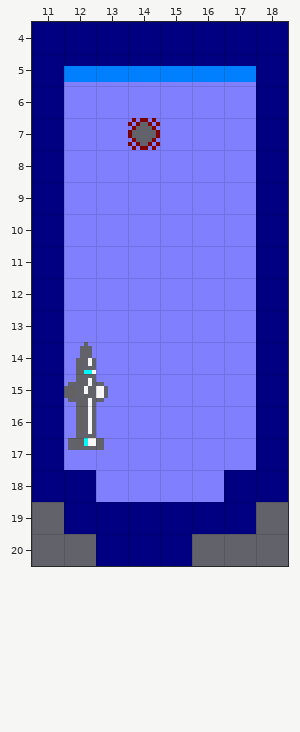
An edit to a level. Tiled map, splatun/assets/World1/Level1/Level1.tmx. This is how it looked before the edit.
Cells are 8x8 px. Shown: x 11..18, y 4..20.
After the commit:
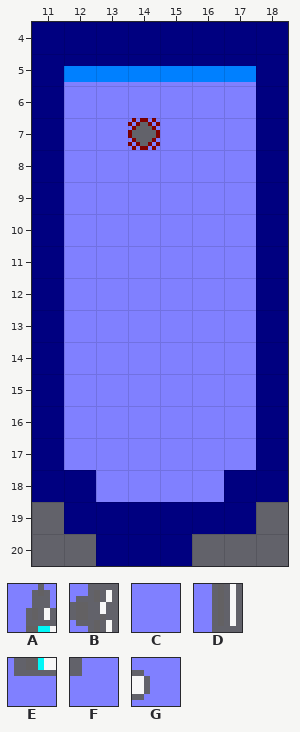
Key: from "Tileset": A 13, B 15, C 16, D 25, E 26, F 27, G 28.
_ is an empty cell, . an unchanged one.
Diff:
--- layer "Tile Layer 1"
@@ x 12..13 @@
-14 A.
-15 BG
-16 D.
-17 EF
+14 C.
+15 CC
+16 C.
+17 CC
Changed places in both pictures, as pixel boxes (x1, y1, x2, y2):
changed: (64, 342, 108, 450)
